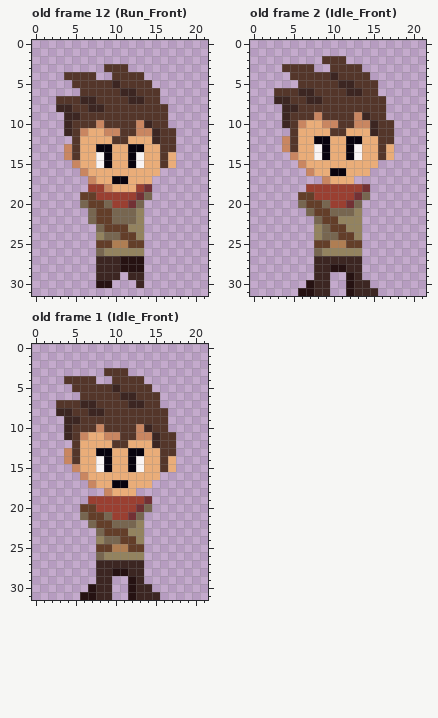
One commit to this pixel-art file: res/sprites/main-char.aseprite. Above, as it was before the edit.
22x32 pixels, 21 frames. Colours within 5 levels of each other are drawn and written as one. Shown: old frame 12 (Run_Front), old frame 2 (Idle_Front), old frame 1 (Idle_Front). The commit also changed other frames, which this record leaves out.
Once edited:
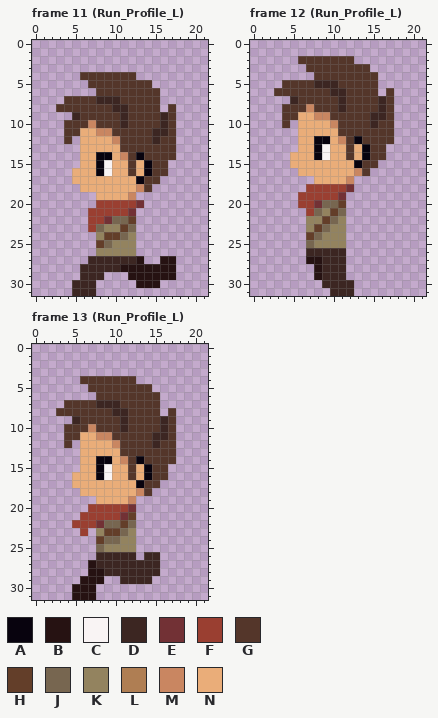
Palette (. is transparent): A #08030e  B #261212  C #f9f4f4  D #3c2622  E #723135  F #9a3f31  G #54362a  H #633e29  J #776650  K #93835f  L #af7e53  M #c98661  N #eaad79
A new or re-ordered frame is compared with the old frame closest to it.
The edit:
frames 21 -> 26
Changed rows in their new state; - is an unchanged pixel.
Frame 11 (Run_Profile_L) is new; against old frame 12 (Run_Front):
first column x 3:
 3 ------...------
 4 -..--GG---.----
 5 --..---G-------
 6 ---..---GG-----
 7 .--GGDDD-GG----
 8 GG--GG-DD----.G
 9 -.------D----DG
10 -G--MG--D-GG-DG
11 -G-N-M-G--GG-D-
12 -G.----M-GGG---
13 -..--NN-GGGGG--
14 -..--A--MGAGG-G
15 --.--AC--GNAG-.
16 --NN-AC--G-AGG-
17 --NNN--NN-AGG--
18 ---NNNN---MG---
19 ---..NNNNM..---
20 ---..FF--FE----
21 ----FFFFFE.----
22 ----FFE--H.----
23 ----F-KK-J.----
24 ------HHJK.----
25 ------JKKK.----
26 -----K----.----
27 ----D---DD---BB
28 ---DD------BBBB
29 ---DD-..-BBBBBB
30 --DDD..---BBB--
31 --DDD----------
Frame 12 (Run_Profile_L) is new; against old frame 2 (Idle_Front):
first column x 3:
 2 ---GGG---G-----
 3 -...-GG----G---
 4 --...--G----G--
 5 -GG--DDDGG-----
 6 ---GG--DDGG---G
 7 ..D-GG--D----DG
 8 -GG-M---D----DG
 9 -G-NN-M---GGDDG
10 -G.N--N---GG---
11 --.----N-GGGG--
12 -..-----MG-GG--
13 -..--AC--GNAG-.
14 --N--AC--GNAG-.
15 --NN------AGG--
16 ---NN--NN-MG---
17 -----NN--M-----
18 ---------E..---
19 ---FF---E...---
20 ---FFE-JH..----
21 ----FJKH-..----
22 ----KK-J-..----
23 ----KH-KK..----
24 ----HJKKK..----
25 ----JKKKK..----
26 ----DDDDD..----
27 ----BB---..----
28 -----B-DD..----
29 -----B-DD..----
30 ----..-DDD..---
31 ---....DDD...--
Frame 13 (Run_Profile_L) is new; against old frame 1 (Idle_Front):
first column x 3:
 3 ------...------
 4 -..--GG---.----
 5 --..---G-------
 6 ---..---GG-----
 7 .--GGDDD-GG----
 8 GG--GG-DD----.G
 9 -.------D----DG
10 -G--MG--D-GG-DG
11 -G-N-M-G--GG-D-
12 -G.----M-GGG---
13 -..--NN-GGGGG--
14 -..--A--MGAGG-G
15 --.--AC--GNAG-.
16 --NN-AC--G-AGG-
17 --NNN--NN-AGG--
18 ---NNNN---MG---
19 ----.NNNNM..---
20 ---.F----E..---
21 ---FFFF-EH.----
22 --FFFEJ-H-.----
23 ---F-K--J-.----
24 -----H--KK.----
25 -----JKKKK.----
26 -----DDDDD.DD--
27 ----B------DD--
28 ----BB-DD--DD--
29 ---BBB.-DD-D---
30 --BB-..--...---
31 --B--..--....--
Boxes around the changes in both pictures, in picture pixels (x1, y1, x2, y2):
changed: (56, 64, 176, 296)
changed: (274, 56, 394, 296)
changed: (56, 368, 176, 600)
